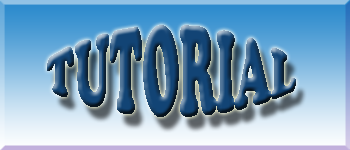
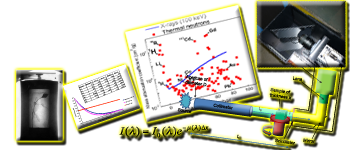
Two versions of the same layered image (350×150). Layer-by-layer changes:
added layer "mouseOn" above "mouseOff" over [16, 0, 347, 149]
added layer "mouseOff" above "Layer 1" over [16, 0, 347, 149]
removed layer "TUTORIAL" over [47, 25, 296, 117]
removed layer "Layer 0" over [0, 0, 350, 150]
